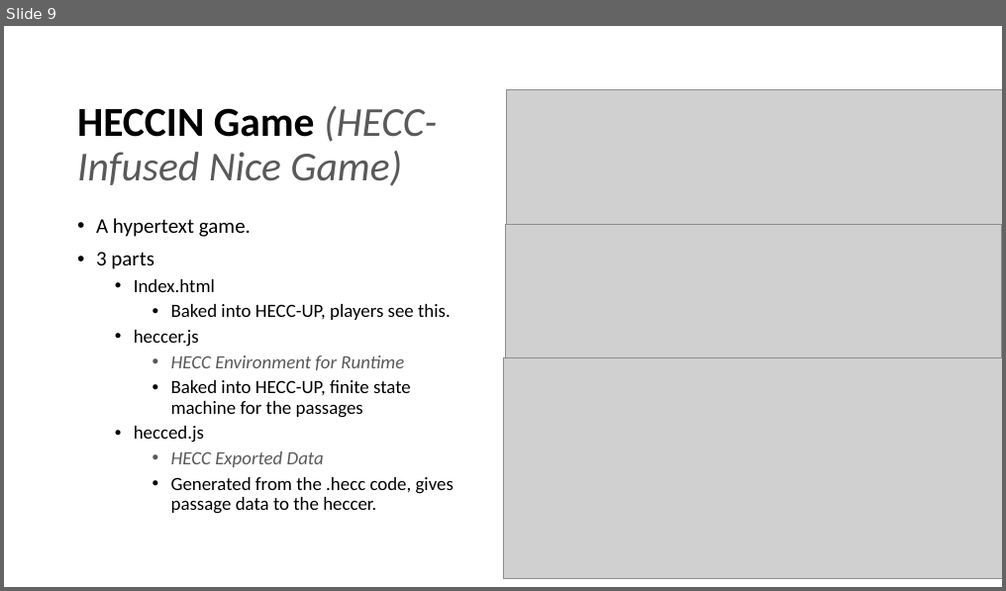
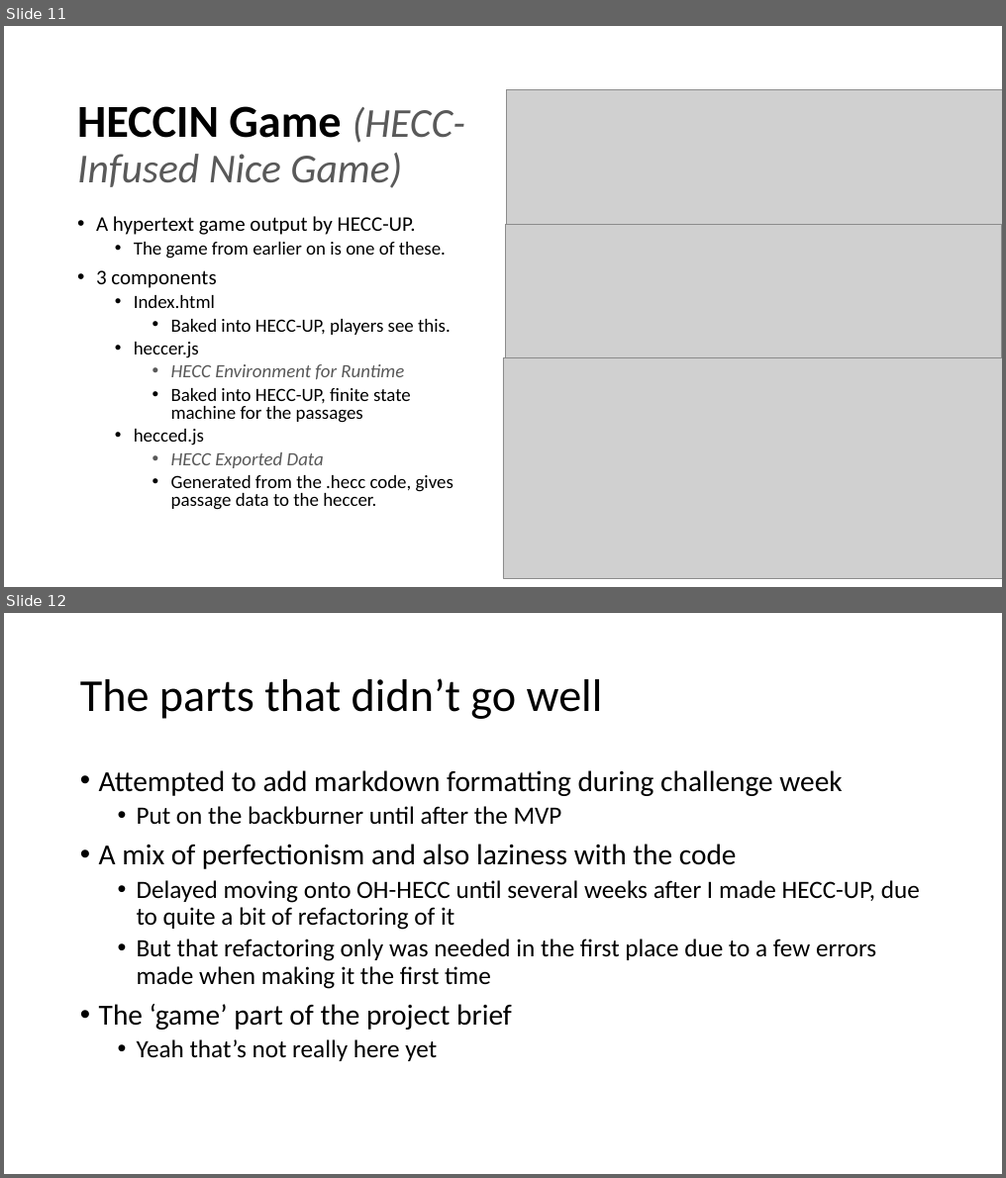
Before and after one commit to 11BelowStudio/HECC-IT, a slide deck: Reports n such/Week 11 Presentation.pptx. Shown one above the other, each under a label of ours: slide 9 before the commit, slides 11 and 12 after it. The pictures are 1006x591 and 1006x1178 pixels, drawn with LibreOffice and Linux fonts; fonts in the diff are those of the drawing; grey boxes stand for pictures; background and template pictures are left out. Boxes give left, top, right and bottom in pixels: in the first picture for what was removed or moved away, otherwise in the second. Text is boxed around its words. In the diff, an @@ line names an element or a change of style, - is before the commit and + after.

Commit message:
welp, presentation is pretty much ready now. here goes.

```diff
--- a/Reports n such/Week 11 Presentation.pptx
+++ b/Reports n such/Week 11 Presentation.pptx
@@ slide 12 added at bbox=[4, 613, 1002, 1174], background #FFFFFF @@
@@ title added at bbox=[80, 678, 603, 719], 44 pt, text #000000 @@
+The parts that didn’t go well
@@ text added at bbox=[99, 770, 920, 1061], 24 pt, text #000000 @@
+• Attempted to add markdown formatting during challenge week
+  • Put on the backburner until after the MVP
+• A mix of perfectionism and also laziness with the code
+  • Delayed moving onto OH-HECC until several weeks after I made HECC-UP, due to quite a bit of refactoring of it
+  • But that refactoring only was needed in the first place due to a few errors made when making it the first time
+• The ‘game’ part of the project brief
+  • Yeah that’s not really here yet
@@ what was slide 9 is now slide 11 @@
@@ slide 11 changed as well @@
@@ title "HECCIN Game (HECC-Infused Nice Game)" at bbox=[77, 106, 465, 188]: size 39.6 to 44.1 pt in "HECCIN Game" @@
@@ text at bbox=[96, 216, 446, 288]: text changed @@
-• A hypertext game.
-• 3 parts
+• A hypertext game output by HECC-UP.
+  • The game from earlier on is one of these.
+• 3 components
@@ text at bbox=[134, 295, 453, 510]: line spacing 0.9 to 0.8 @@
```
Also in this commit, not shown: 9 other slides changed, 7 other slides added, 1 slide removed, 2 other files.
